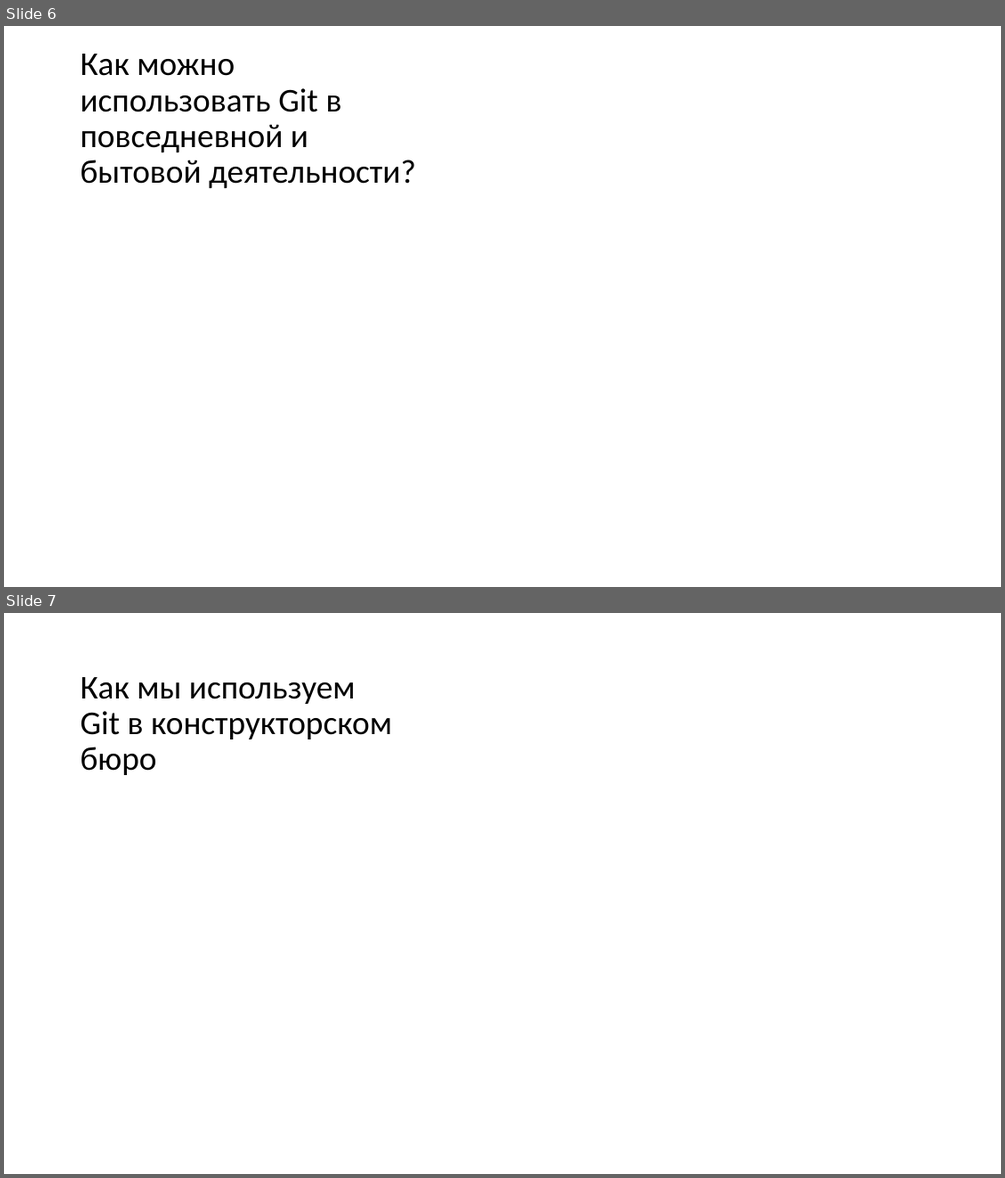
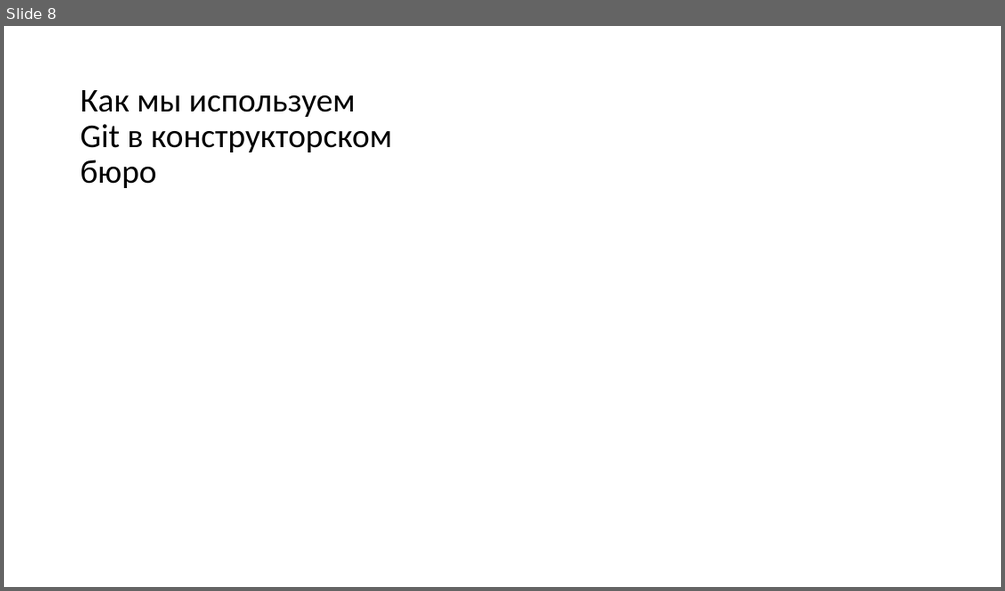
Before and after one commit to yaroslav-pukazov/Git-in-CAD, a slide deck: Презентация Microsoft PowerPoint.pptx. Shown one above the other, each under a label of ours: slides 6 and 7 before the commit, slide 8 after it. The pictures are 1005x1178 and 1005x591 pixels, drawn with LibreOffice and Linux fonts; fonts in the diff are those of the drawing. Boxes give left, top, right and bottom in pixels: in the first picture for what was removed or moved away, otherwise in the second. Text is boxed around its words. In the diff, an @@ line names an element or a change of style, - is before the commit and + after.

```diff
--- a/Презентация Microsoft PowerPoint.pptx
+++ b/Презентация Microsoft PowerPoint.pptx
@@ slide 6 removed at bbox=[4, 26, 1001, 587], background #FFFFFF @@
@@ title removed at bbox=[81, 54, 416, 188] @@
-Как можно использовать Git в повседневной и бытовой деятельности?
@@ what was slide 7 is now slide 8 @@
```
Also in this commit, not shown: 3 slides changed, 4 slides added, 2 other slides removed.
